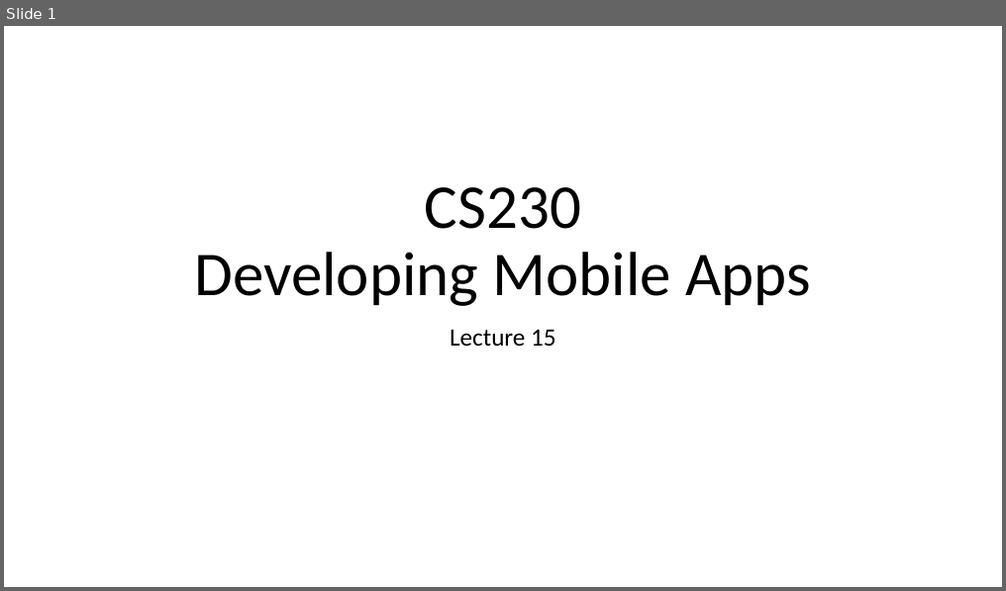
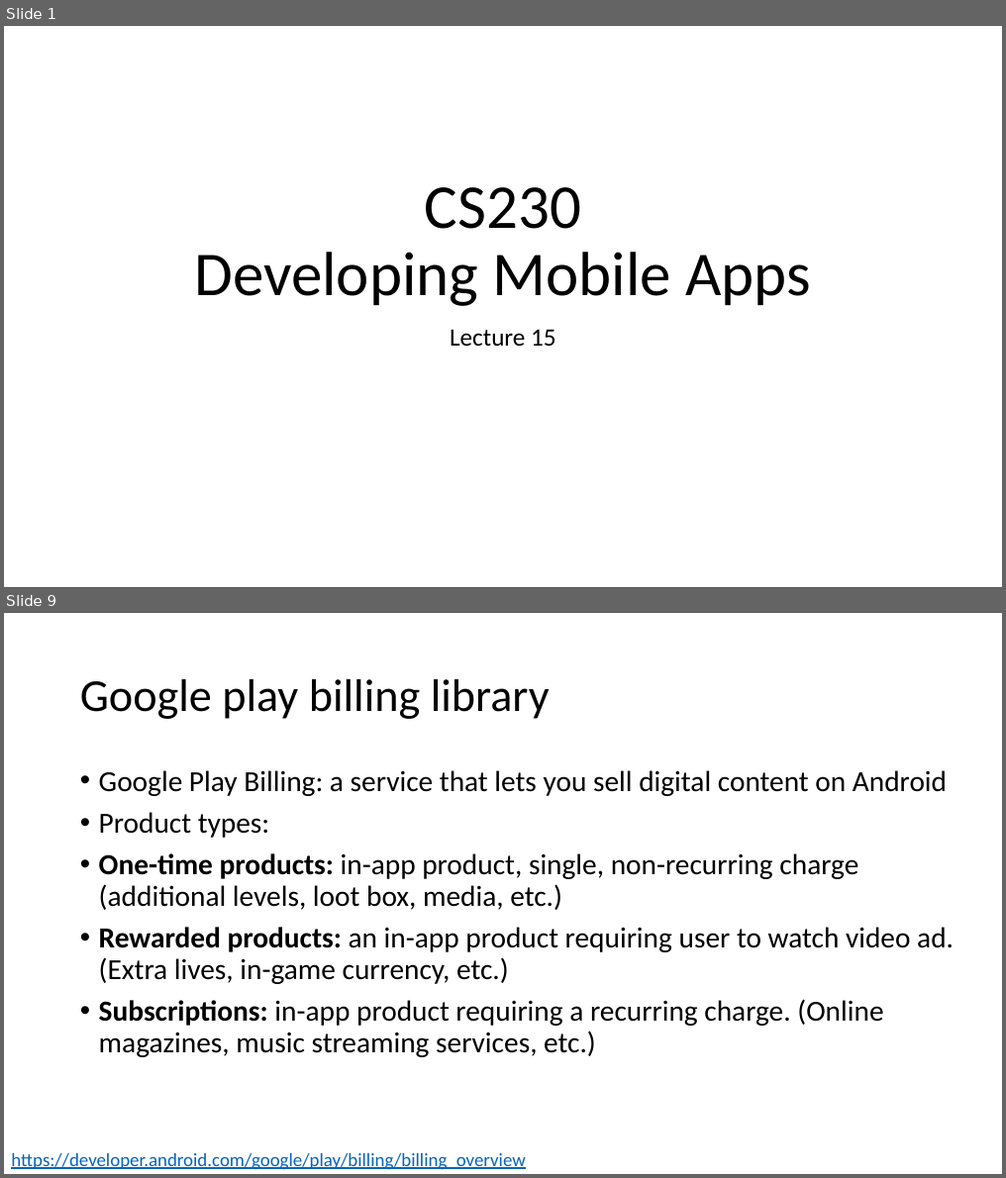
Before and after one commit to russellu/cs230, a slide deck: Lecture_15.pptx. Shown one above the other, each under a label of ours: slide 1 before the commit, slides 1 and 9 after it; the slides between them are not shown. The pictures are 1006x591 and 1006x1178 pixels, drawn with LibreOffice and Linux fonts; fonts in the diff are those of the drawing. Boxes give left, top, right and bottom in pixels: in the first picture for what was removed or moved away, otherwise in the second. Text is boxed around its words. In the diff, an @@ line names an element or a change of style, - is before the commit and + after.

```diff
--- a/Lecture_15.pptx
+++ b/Lecture_15.pptx
@@ slide 9 added at (4, 613, 1002, 1174), background #FFFFFF @@
@@ title added at (80, 679, 549, 719), 44 pt, text #000000 @@
+Google play billing library
@@ text added at (99, 770, 953, 1058), 28 pt, text #000000 @@
+• Google Play Billing: a service that lets you sell digital content on Android
+• Product types:
+• One-time products: in-app product, single, non-recurring charge (additional levels, loot box, media, etc.)
+• Rewarded products: an in-app product requiring user to watch video ad. (Extra lives, in-game currency, etc.)
+• Subscriptions: in-app product requiring a recurring charge. (Online magazines, music streaming services, etc.)
@@ text added at (11, 1154, 525, 1170), 18 pt, text #0563C1, underline @@
+https://developer.android.com/google/play/billing/billing_overview
```
Also in this commit, not shown: 1 slide changed, 34 other slides added.
